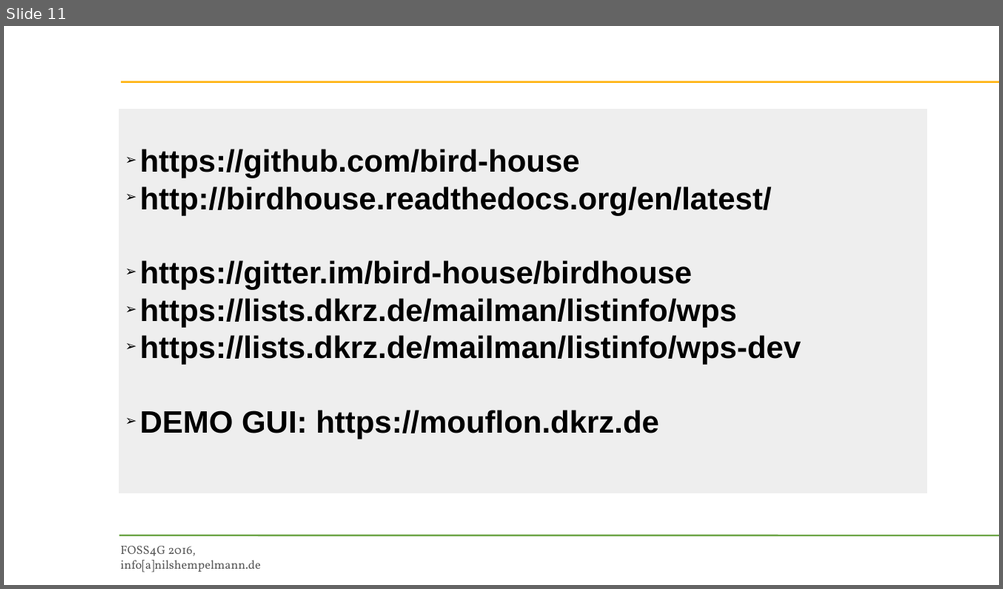
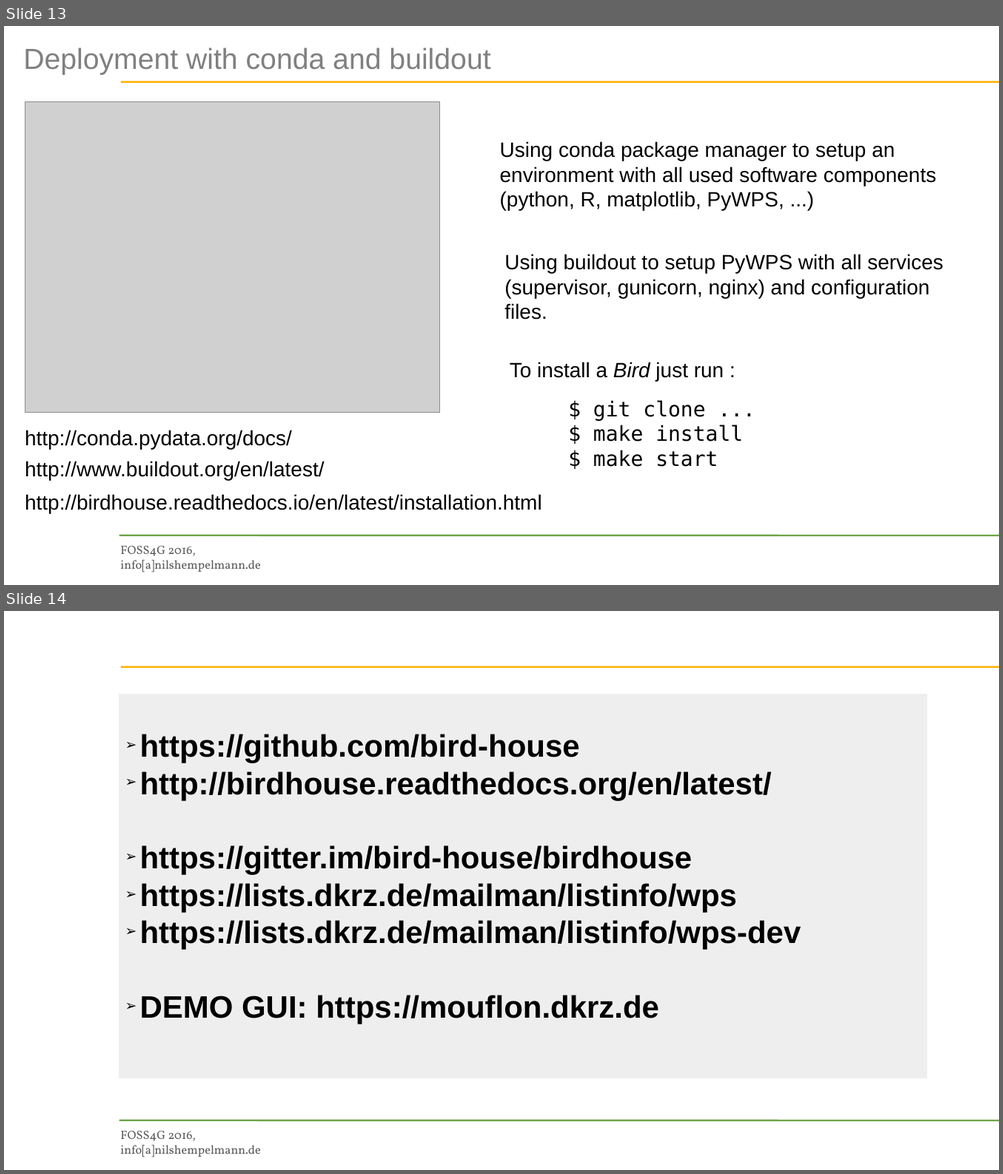
Before and after one commit to bird-house/birdhouse-docs, a slide deck: slides/birdhouse-foss4g-2016/Hempelmann_foss4g2016.odp. Shown one above the other, each under a label of ours: slide 11 before the commit, slides 13 and 14 after it. The pictures are 1003x589 and 1003x1174 pixels, drawn with LibreOffice and Linux fonts; fonts in the diff are those of the drawing; grey boxes stand for pictures; background and template pictures are left out. Boxes give left, top, right and bottom in pixels: in the first picture for what was removed or moved away, otherwise in the second. Text is boxed around its words. In the diff, an @@ line names an element or a change of style, - is before the commit and + after.

Commit message:
added birdy, solr and buildout slide
fixed security authentication

```diff
--- a/slides/birdhouse-foss4g-2016/Hempelmann_foss4g2016.odp
+++ b/slides/birdhouse-foss4g-2016/Hempelmann_foss4g2016.odp
@@ slide 13 added at (x1=4, y1=26, x2=999, y2=585), background picture (left out); not listed: 3 template elements that a slide beside it also shows @@
@@ text added at (x1=23, y1=47, x2=490, y2=75), 33.6 pt, text #808080 @@
+Deployment with conda and buildout
@@ picture added at (x1=25, y1=101, x2=440, y2=412) @@
@@ text added at (x1=500, y1=141, x2=936, y2=211), 24 pt, text #000000 @@
+Using conda package manager to setup an
+environment with all used software components
+(python, R, matplotlib, PyWPS, ...)
@@ text added at (x1=504, y1=254, x2=943, y2=320), 24 pt, text #000000 @@
+Using buildout to setup PyWPS with all services
+(supervisor, gunicorn, nginx) and configuration
+files.
@@ text added at (x1=509, y1=362, x2=723, y2=381), 24 pt, text #000000 @@
+To install a Bird just run :
@@ text added at (x1=593, y1=400, x2=743, y2=467), 24 pt, text #000000 @@
+$ git clone ...
+$ make install
+$ make start
@@ text added at (x1=25, y1=430, x2=292, y2=449), 24 pt, text #000000 @@
+http://conda.pydata.org/docs/
@@ text added at (x1=25, y1=461, x2=324, y2=480), 24 pt, text #000000 @@
+http://www.buildout.org/en/latest/
@@ text added at (x1=25, y1=494, x2=542, y2=514), 24 pt, text #000000 @@
+http://birdhouse.readthedocs.io/en/latest/installation.html
@@ what was slide 11 is now slide 14 @@
```
Also in this commit, not shown: 1 slide changed, 2 other slides added, 1 other file.
